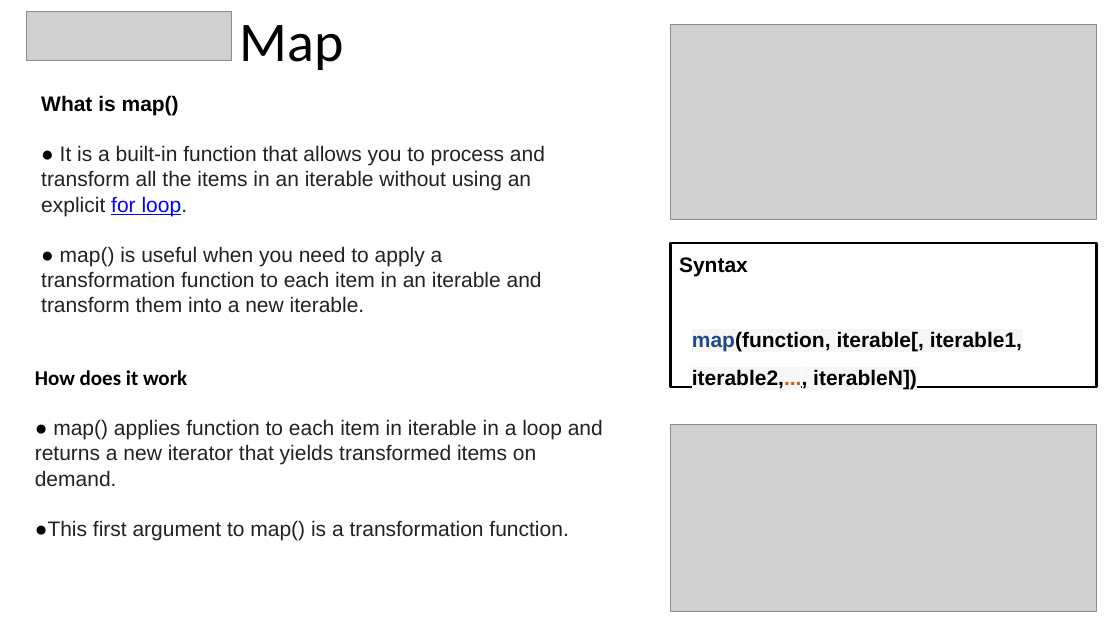
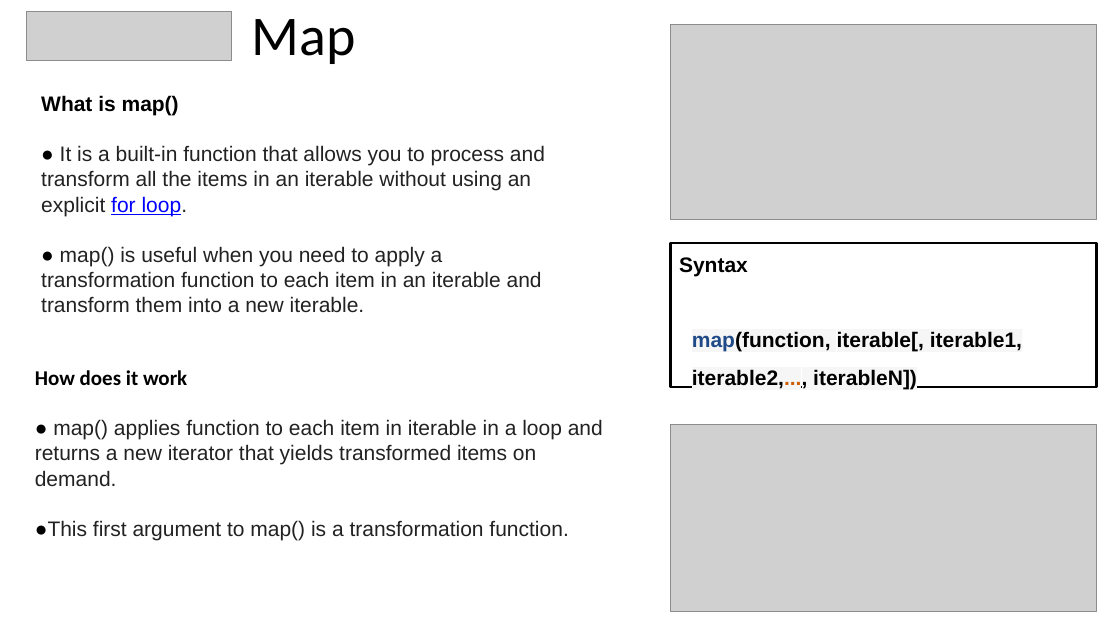
Before and after one commit to meetAmarAtGithub/PES_MTech_Assignments, a slide deck: slide 3 of ITP_Lambda, map, filter, reduce with examples/PDS Presentations.pptx (slide 4 before the commit). Drawn at 1120x630 pixels with LibreOffice and Linux fonts; fonts in the diff are those of the drawing; grey boxes stand for pictures. Boxes give left, top, right and bottom in pixels: in the first picture for what was removed or moved away, otherwise in the second. Text is boxed around its words. In the diff, an @@ line names an element or a change of style, - is before the commit and + after.

```diff
--- a/ITP_Lambda, map, filter, reduce with examples/PDS Presentations.pptx
+++ b/ITP_Lambda, map, filter, reduce with examples/PDS Presentations.pptx
@@ title "Map": place and size @@
-title "Map" at box(240, 25, 344, 70)
+title "Map" at box(252, 19, 356, 64)
```
Also in this commit, not shown: 6 other slides changed.
